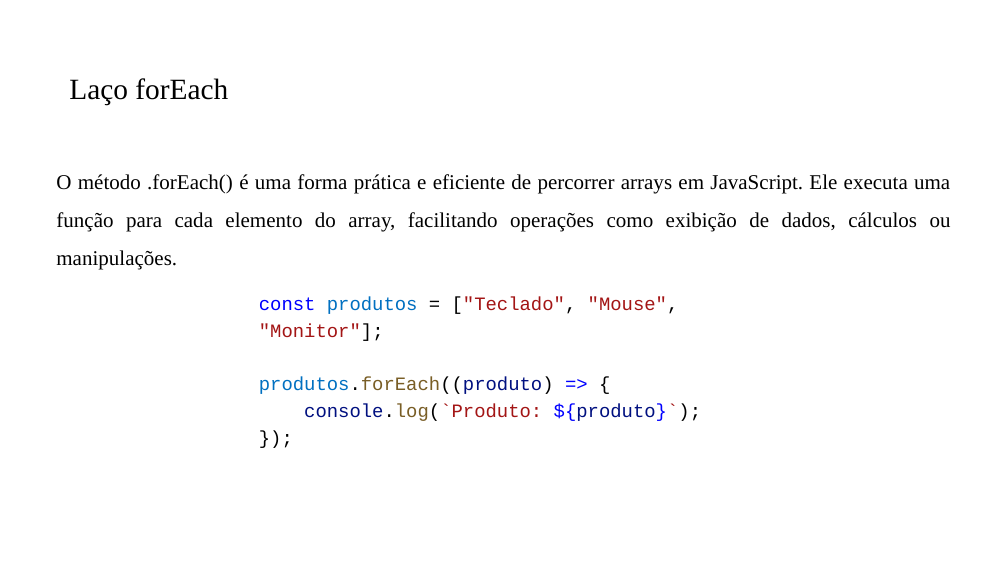
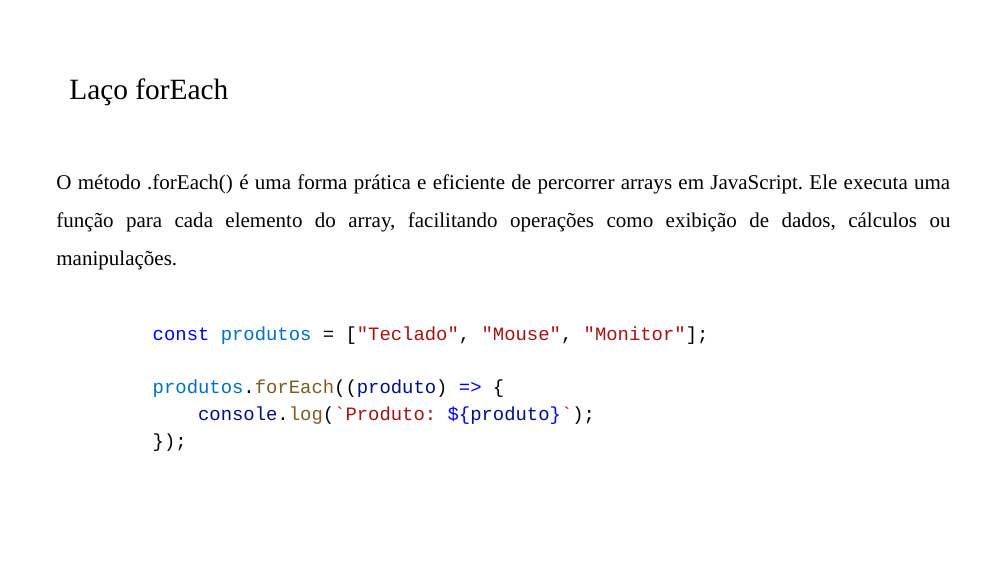
Before and after one commit to PedroMiho/UMC, a slide deck: slide 4 of Lógica e Programação/Módulo 04 - PHP/Aula 20 - Estrutura de Repetição/2 - processaNota/VerificarCadastro.pptx (slide 6 before the commit). Drawn at 1008x567 pixels with LibreOffice and Linux fonts; fonts in the diff are those of the drawing; background and template pictures are left out. Boxes give left, top, right and bottom in pixels: in the first picture for what was removed or moved away, otherwise in the second. Text is boxed around its words. In the diff, an @@ line names an element or a change of style, - is before the commit and + after.

```diff
--- a/Lógica e Programação/Módulo 04 - PHP/Aula 20 - Estrutura de Repetição/2 - processaNota/VerificarCadastro.pptx
+++ b/Lógica e Programação/Módulo 04 - PHP/Aula 20 - Estrutura de Repetição/2 - processaNota/VerificarCadastro.pptx
@@ text "const produtos = ["Teclado", "Mouse", ..." rewrapped from box(259, 297, 701, 421) to box(153, 326, 709, 424) @@
```
Also in this commit, not shown: 1 other slide changed, 17 slides removed, 2 other files.
